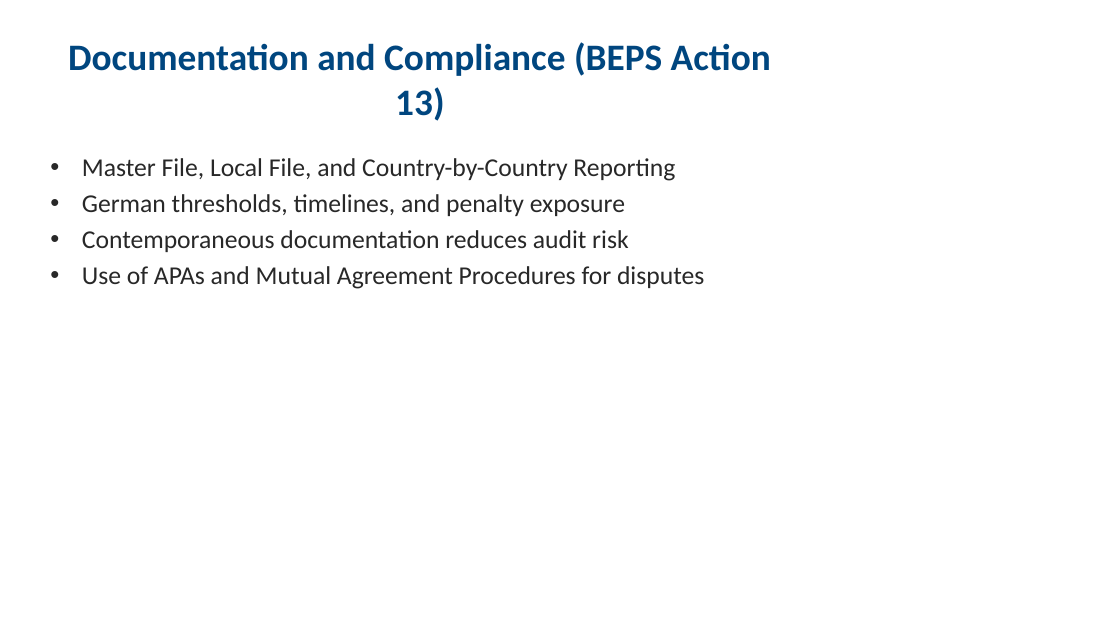
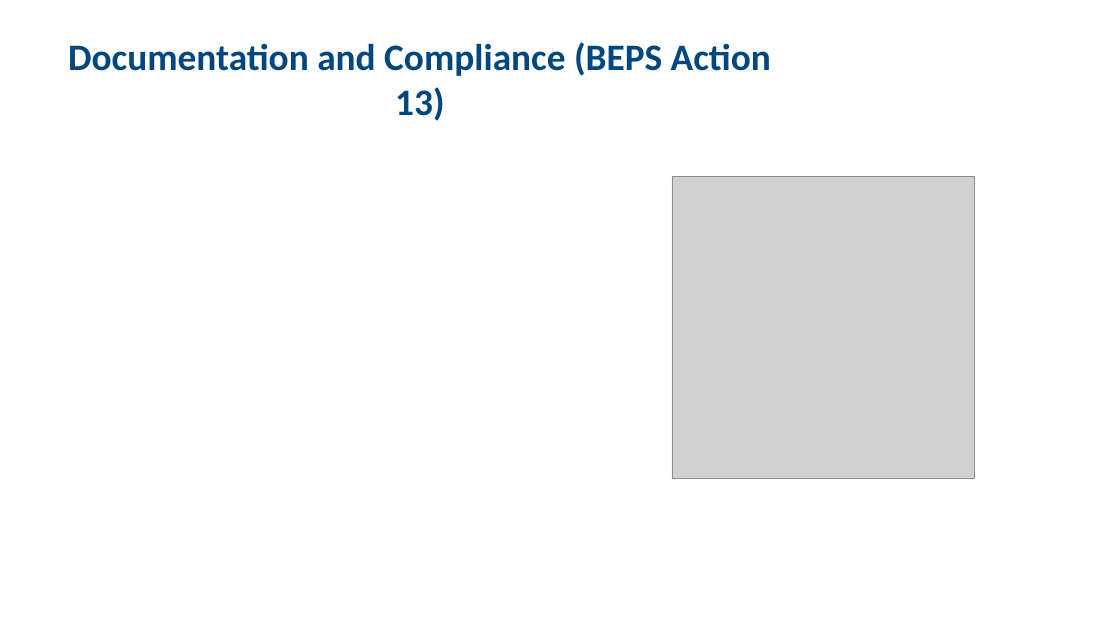
Before and after one commit to aniket-kanani-3107/aniket-kanani-3107.github.io, a slide deck: slide 14 of transfer-pricing-methods.pptx. Drawn at 1120x630 pixels with LibreOffice and Linux fonts; fonts in the diff are those of the drawing; grey boxes stand for pictures. Boxes give left, top, right and bottom in pixels: in the first picture for what was removed or moved away, otherwise in the second. Text is boxed around its words. In the diff, an @@ line names an element or a change of style, - is before the commit and + after.

```diff
--- a/transfer-pricing-methods.pptx
+++ b/transfer-pricing-methods.pptx
@@ text removed at (82,158,704,289) @@
-• Master File, Local File, and Country-by-Country Reporting
-• German thresholds, timelines, and penalty exposure
-• Contemporaneous documentation reduces audit risk
-• Use of APAs and Mutual Agreement Procedures for disputes
@@ picture added at (672,176,975,479) @@
```
Also in this commit, not shown: 1 other slide changed, 3 slides added, 3 slides removed.
